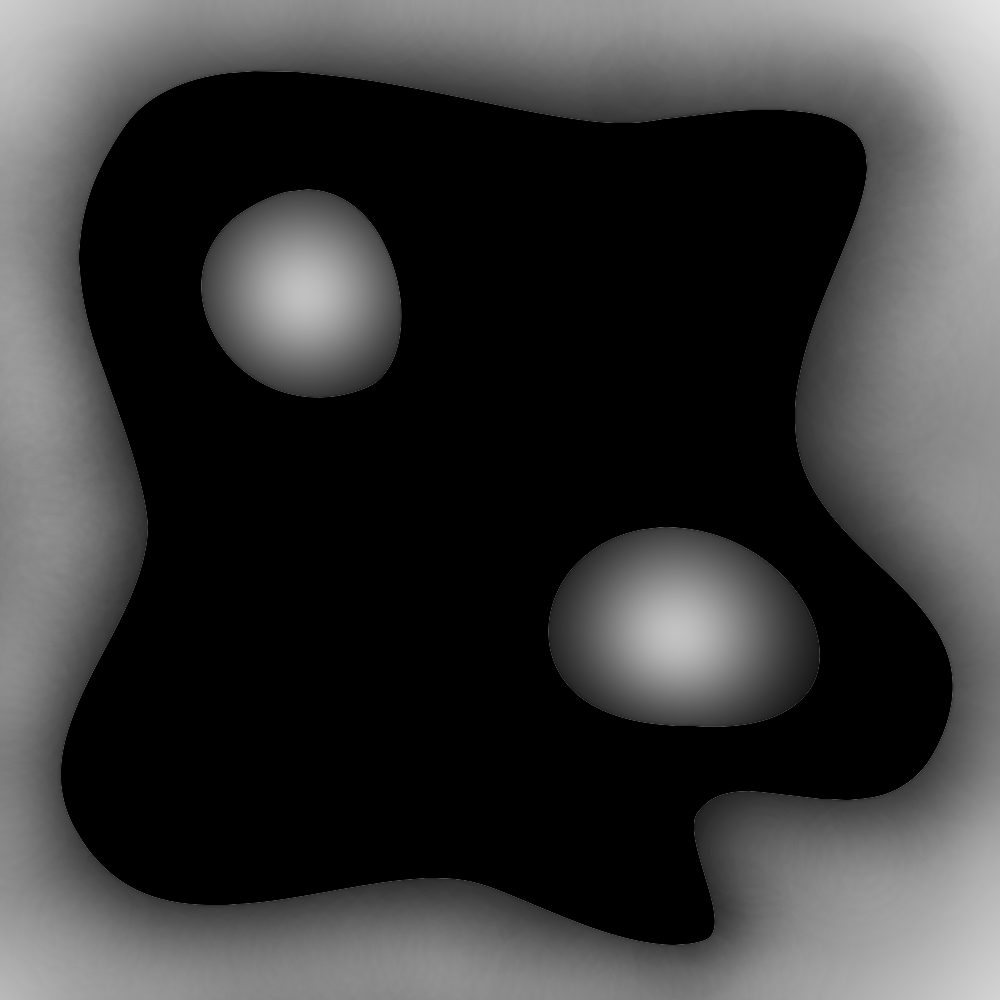
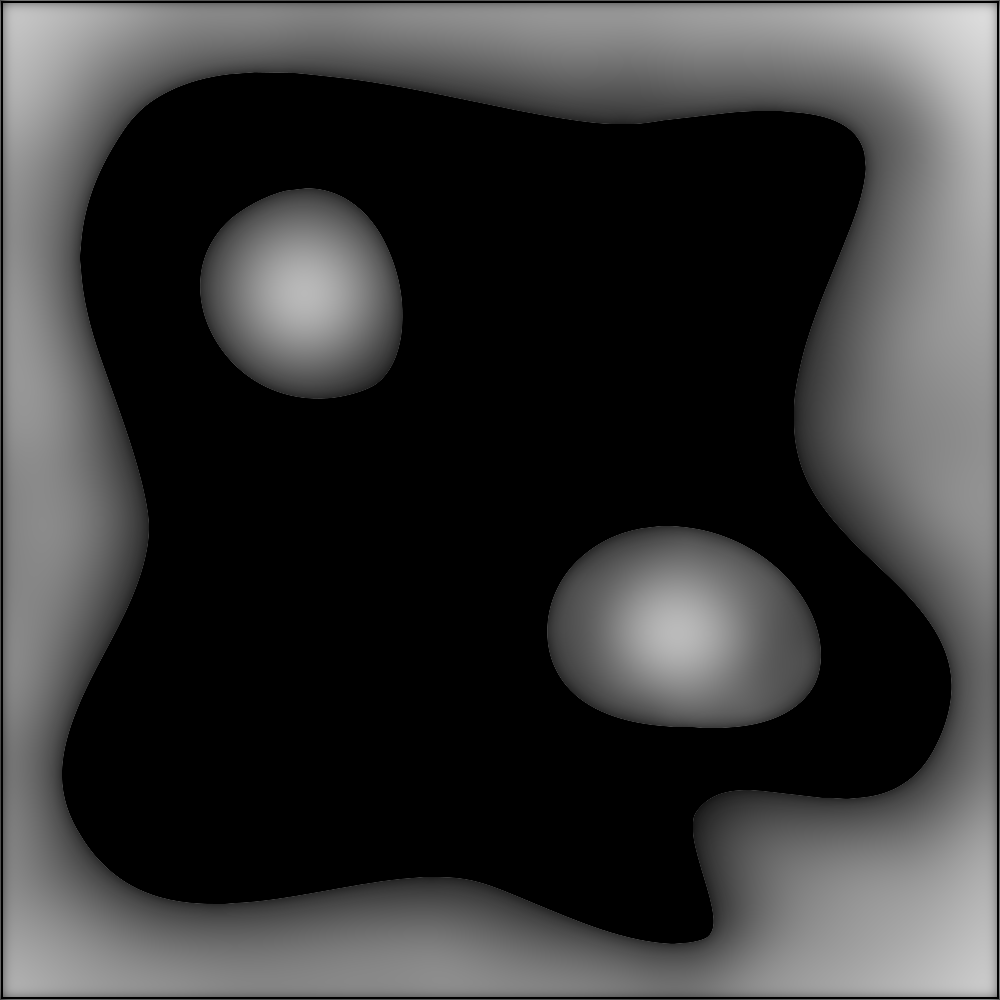
Layer changes from the first 1000 × 1000 image to the second:
painted on "terrain" over [0, 0, 1000, 1000]
